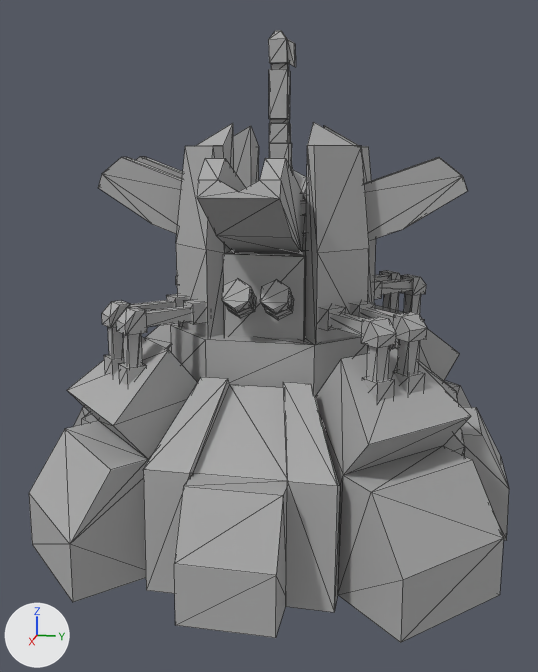
The FBX model art/original_models/L_anti_nuke_launcher.FBX as it was, and as the next commit left it.
Both versions are drawn from a 50 mm lens placed at (29.38, 5.43, 12.81), pointed at (0.58, -0.33, 5.61). Arrows for +X, +Y and +Z are at lower left; the lights stay in place. Mesh edges are drawn as thin lines. Vertices at the same position are counted once.
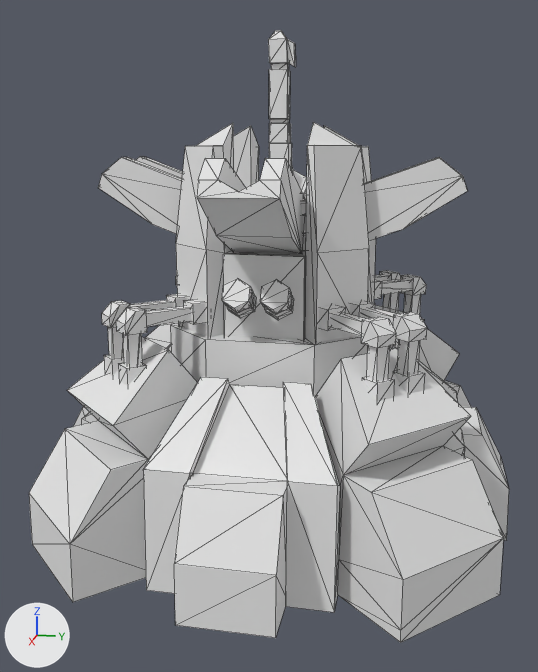
Changed parts and their boxes (x1, y1, x2, y2) in the pictures (538 x 672 px):
part 1 of me_mesh, built on: (334, 476, 503, 643) in both
part 2 of me_mesh, recoloured: (29, 30, 509, 642) in both

Edits to the bpy script that builds the scene:
```text
Change me_mesh:
    used by ob_mesh; location = (0.0, 0.0, 0.0)
    remove me_mesh.from_pydata(...)  # 933 vertices, 1555 faces; spans x -9.3..9.3, y -9.3..9.3, z -1.9..17.2
    add me_mesh.from_pydata(...)  # 935 vertices, 1559 faces; spans x -9.3..9.3, y -9.3..9.3, z -1.9..17.2
    me_mesh part 1
    6 faces are deleted
    2 vertices are added at (6.5, 3.3, -0.6), (8.7, 5.5, -1.5)
    10 new faces join them
    me_mesh part 2: 1549 faces spanning x -9.3..9.3, y -9.3..9.3, z -1.9..17.2 switch from mat_lambert1 (grey #aaaaaa) to no material
```
